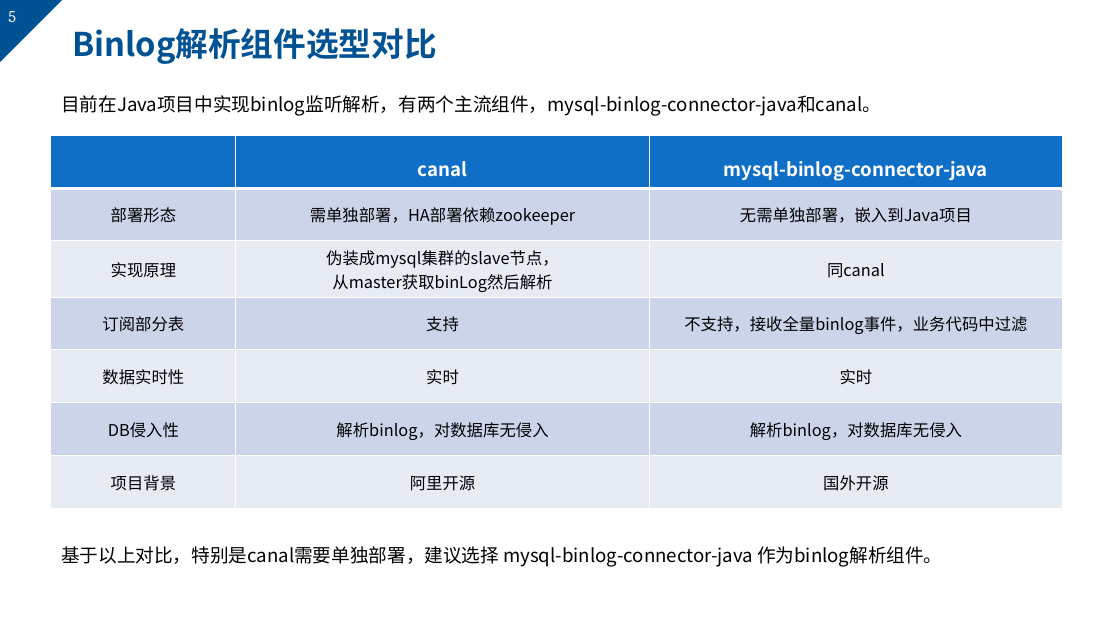
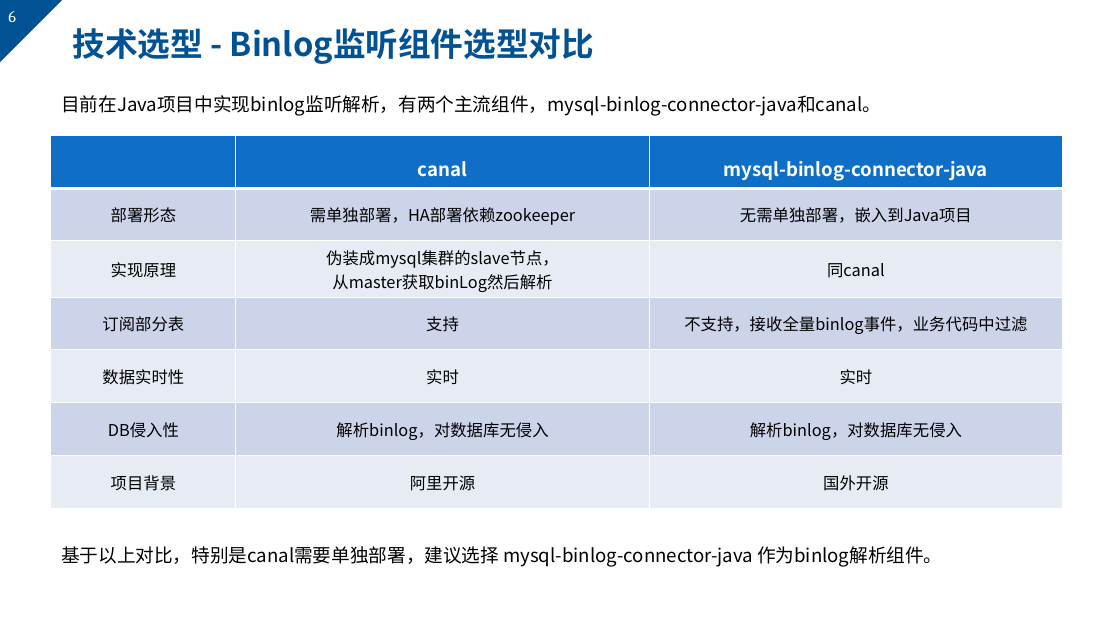
Before and after one commit to markMe1024/coding, a slide deck: slide 6 of MySQL/binlog/后端与UI的webscoket事件机制.pptx (slide 5 before the commit). Drawn at 1120x630 pixels with LibreOffice and Linux fonts; fonts in the diff are those of the drawing; background and template pictures are left out. Boxes give left, top, right and bottom in pixels: in the first picture for what was removed or moved away, otherwise in the second. Text is boxed around its words. In the diff, an @@ line names an element or a change of style, - is before the commit and + after.

```diff
--- a/MySQL/binlog/后端与UI的webscoket事件机制.pptx
+++ b/MySQL/binlog/后端与UI的webscoket事件机制.pptx
@@ page number at [8,11,16,22]: text changed @@
-5
+6
@@ title at [72,28,594,64]: text changed @@
-Binlog解析组件选型对比
+技术选型 - Binlog监听组件选型对比
```
Also in this commit, not shown: 13 other slides changed, 8 slides added, 2 slides removed.
